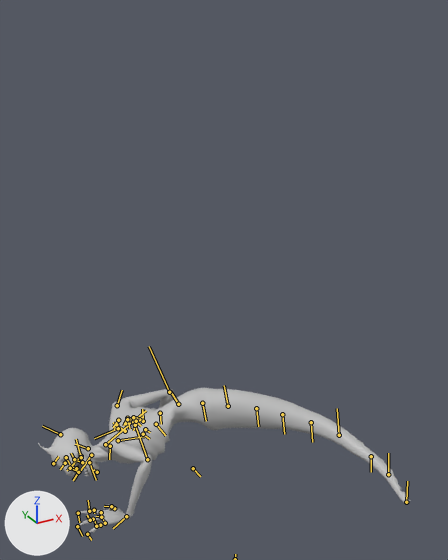
An edit to the FBX model Assets/Character/Animations/Ego_Animation_growingOutOfElios.fbx, drawn before and after from the same camera.
Rendered twice from a 50 mm camera at (-13.9, -14.2, 19.1) aimed at (-3.1, 5.5, 9.3). Every picture has the same lights, and +X, +Y and +Z are marked at lower left. Both versions are drawn at frame 1840 of the action 'Take 001'; the numbers are the values there. The bones that bend it are drawn over the model as lines.

In view in the first picture: 'Ego_Tounge_LP', 'Egobody', 'lowerteeth', 'lowerteeth1'.
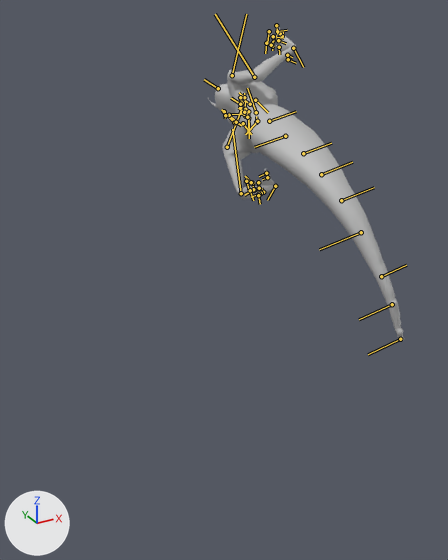
Changed parts and their boxes [x1, y1, x2, y2] in the pictures (448 x 560 px):
```json
{"object": "Egobody", "change": "posed", "before": [38, 388, 411, 533], "after": [208, 26, 404, 340], "on screen": "47% narrower, 116% taller"}
{"object": "lowerteeth1", "change": "posed", "before": [72, 459, 79, 476], "on screen": "not visible afterwards"}
{"object": "lowerteeth", "change": "posed", "before": [80, 458, 89, 476], "on screen": "not visible afterwards"}
{"object": "Ego_upperjaw_LP", "change": "posed", "before": [72, 460, 79, 473], "on screen": "not visible afterwards"}
{"bone": "Ego_Root", "before": "(178, 404) to (170, 390)", "after": "(256, 112) to (247, 88)"}
{"bone": "Ego_Neck", "before": "(110, 446) to (109, 459)", "after": "(248, 111) to (249, 133)"}
```

The change, as JSON lines over the scene's bpy script:
```json
{"block": "bone_ego_root", "where": "bone_ego_root = bpy.data.objects['ego'].pose.bones['Ego_Root']"}
{"op": "set", "path": "bone_ego_root.location", "old": "(-1004.0, 624.0, 446.0)", "new": "(246.0, 684.0, 69.0)"}
{"op": "set", "path": "bone_ego_root.rotation_quaternion", "old": "(0.628, -0.038, -0.777, -0.021)", "new": "(0.121, 0.529, 0.84, 0.03)", "note": "degrees (4, -102, -9) -> degrees (-10, 170, -65)"}
{"block": "bone_ego_neck", "where": "bone_ego_neck = bpy.data.objects['ego'].pose.bones['Ego_Neck']  # child of 'Ego_Breast'"}
{"op": "set", "path": "bone_ego_neck.rotation_quaternion", "old": "(0.968, 0.003, -0.252, 0.0)", "new": "(0.966, 0.004, -0.256, -0.021)", "note": "degrees (0, -29, 0) -> degrees (1, -30, -3)"}
```
